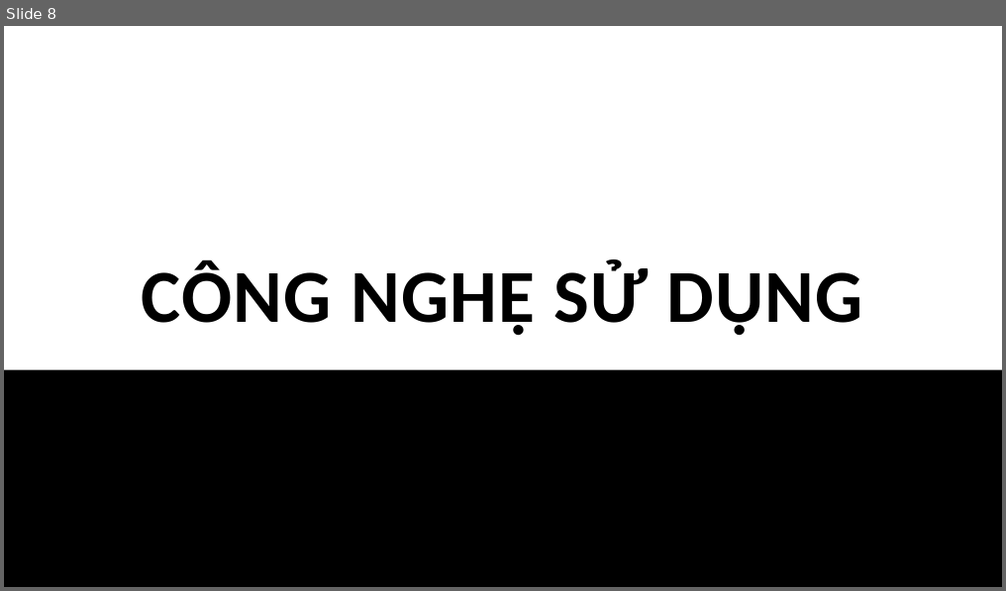
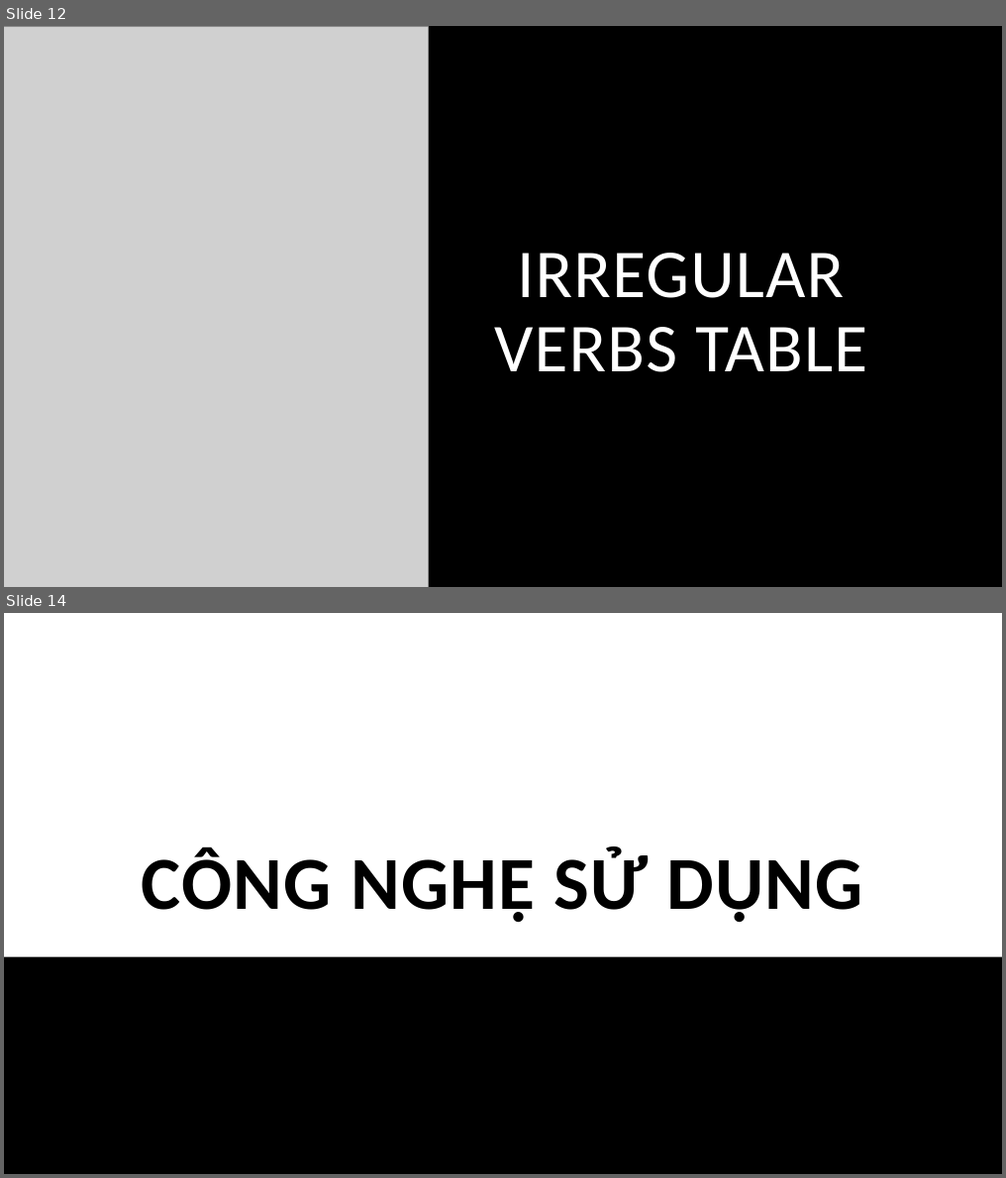
Before and after one commit to ngozz/English-Dictionary, a slide deck: Các mô hình phần mềm 2022.pptx. Shown one above the other, each under a label of ours: slide 8 before the commit, slides 12 and 14 after it; the slides between them are not shown. The pictures are 1006x591 and 1006x1178 pixels, drawn with LibreOffice and Linux fonts; fonts in the diff are those of the drawing; grey boxes stand for pictures. Boxes give left, top, right and bottom in pixels: in the first picture for what was removed or moved away, otherwise in the second. Text is boxed around its words. In the diff, an @@ line names an element or a change of style, - is before the commit and + after.

```diff
--- a/Các mô hình phần mềm 2022.pptx
+++ b/Các mô hình phần mềm 2022.pptx
@@ slide 12 added at (x1=4, y1=26, x2=1002, y2=587), background #FFFFFF @@
@@ rectangle added at (x1=4, y1=26, x2=1002, y2=212), fill #000000 @@
@@ rectangle added at (x1=4, y1=26, x2=1001, y2=587), fill #FFFFFF @@
@@ picture added at (x1=4, y1=26, x2=428, y2=587) @@
@@ rectangle added at (x1=385, y1=26, x2=1002, y2=587), fill #000000 @@
@@ title added at (x1=494, y1=253, x2=867, y2=372), 66 pt, text #FFFFFF @@
+IRREGULAR VERBS TABLE
@@ rectangle added at (x1=4, y1=371, x2=1002, y2=587), fill #000000 @@
@@ what was slide 8 is now slide 14 @@
```
Also in this commit, not shown: 1 slide changed, 5 other slides added, 2 other files.
